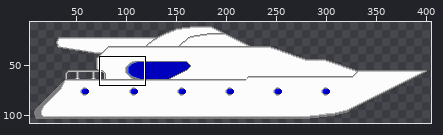
Pixel-art file: Assets/Sprites/Backgrounds/World One Level Two/yacht.aseprite. Above, an overview of the earlier version with the close-up marked.
Close-up. Before:
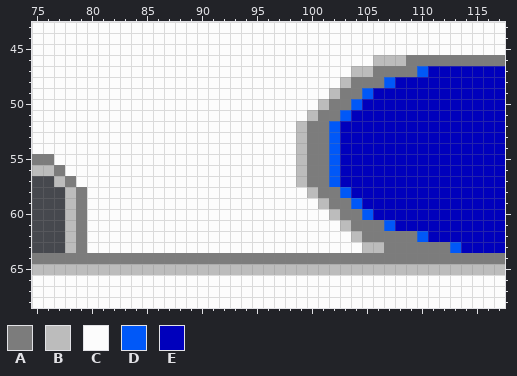
417x111 pixels, 1 frame. Shown: x 75..117, y 43..68. The wide view leaves out empty margins. The commit also changed other parts of the picture, which this record leaves out.
Palette (. is transparent): A #7c7c7c  B #bcbcbc  C #fcfcfc  D #0058f8  E #0000bc
And afterwards:
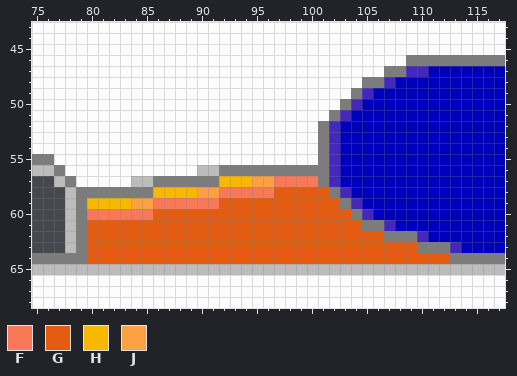
Colours new in this view: F #f87858  G #e45c10  H #f8b800  J #fca044
Changes in this commit:
colour D: #0058f8 -> #4428bc
Changed rows in their new state; - is a pixel that keeps its letter.
first column x 80:
46 --------------------------CCC----
47 ------------------------CCC--D---
48 -----------------------CC--------
49 ----------------------CC---------
50 ---------------------CC----------
51 --------------------CC-----------
52 -------------------CC------------
53 -------------------CC------------
54 -------------------CC------------
55 -------------------CC------------
56 ----------BBAAAAAAAA-------------
57 ----BBAAAAAAHHHJJFFFF------------
58 AAAAAAHHHHJJFFFFFGGGGG-----------
59 HHHHJJFFFFFFGGGGGGGGGGG----------
60 FFFFFFGGGGGGGGGGGGGGGGGG---------
61 GGGGGGGGGGGGGGGGGGGGGGGGG--------
62 GGGGGGGGGGGGGGGGGGGGGGGGGGG------
63 GGGGGGGGGGGGGGGGGGGGGGGGGGGGGG---
64 GGGGGGGGGGGGGGGGGGGGGGGGGGGGGGGGG
